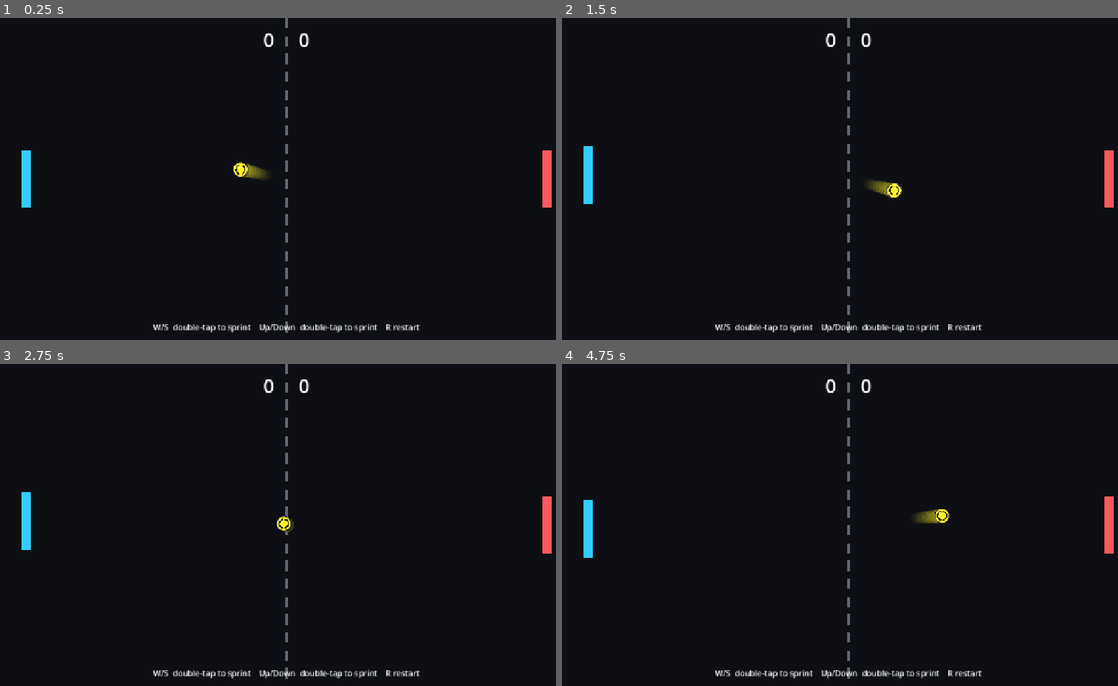
Above: before the commit, frames 1-4 (two rows, left to right).
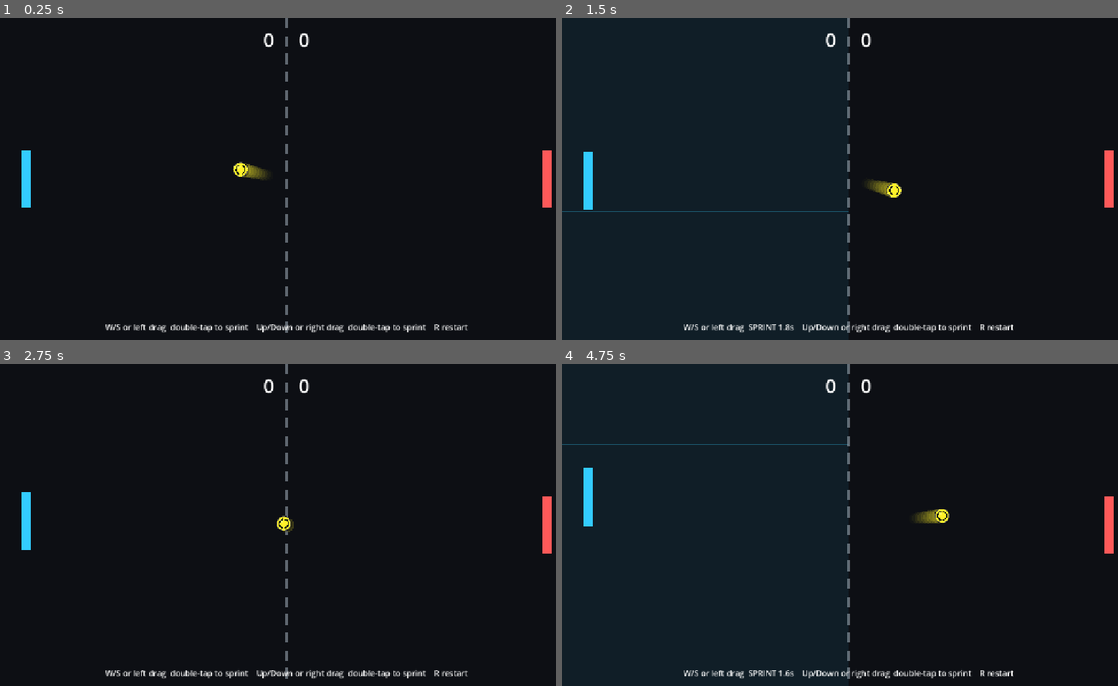
Above: after the commit, the same moments.

Repository: rekabrnalla/pong-game
Game: Godot game, scene res://scenes/main.tscn
Same seed, same stepped clock (60 frames per second), same inputs: the game is played once before the commit and once after it.
Inputs (mouse positions are in pixels of both pictures, inside the frame that each line leads up to):
- Up to frame 1 (0.25 s): no input
- Up to frame 2 (1.5 s): tap Enter at 0.5, 1.25 s; move the mouse to (973, 162) at 0.52 s; hold W 0.53-1.25 s; hold R 0.53-1.25 s; click (973, 162) at 0.67 s; drag from (734, 195) to (817, 243) at 1.27 s
- Up to frame 3 (2.75 s): tap Enter at 2 s; move the mouse to (344, 454) at 2.02 s; hold W from 2.03 s (still down); hold R from 2.03 s (still down)
- Up to frame 4 (4.75 s): release W at 2.75 s; release R at 2.75 s; tap Enter at 2.75, 3.5, 4.25 s; drag from (817, 589) to (678, 476) at 2.77 s; move the mouse to (1017, 573) at 3.52 s; hold S 3.53-4.25 s; hold R 3.53-4.25 s; drag from (678, 476) to (762, 444) at 4.27 s

The runs differ from the first frame. In frame 1, 0.9% of the frame differs, in the area x 18-85%, y 95-98%; in frame 2, 1.0%; in frame 3, 0.9%; in frame 4, 1.3%, in the area x 0-82%, y 24-98%.

Commit message:
Add mobile touch controls

Diff:
--- a/scripts/main.gd
+++ b/scripts/main.gd
@@ -23,6 +23,8 @@
 const SPRINT_COOLDOWN_SECONDS := 5.0
 const MOTION_BLUR_POINTS := 9
 const MOTION_BLUR_ALPHA := 0.22
+const TOUCH_DEAD_ZONE := 10.0
+const TOUCH_PADDLE_CATCHUP := 1.15
 const WINNING_SCORE := 7
 
 var left_score := 0
@@ -44,6 +46,12 @@
 var right_up_was_down := false
 var right_down_was_down := false
 var ball_trail: Array[Vector2] = []
+var left_touch_active := false
+var right_touch_active := false
+var left_touch_index := -1
+var right_touch_index := -1
+var left_touch_target_y := 0.0
+var right_touch_target_y := 0.0
 var game_over := false
 
 var left_paddle: ColorRect
@@ -77,8 +85,17 @@
 	queue_redraw()
 
 
+func _input(event: InputEvent) -> void:
+	if event is InputEventScreenTouch:
+		handle_touch_press(event)
+
+	if event is InputEventScreenDrag:
+		handle_touch_drag(event)
+
+
 func _draw() -> void:
 	draw_rect(Rect2(Vector2.ZERO, SCREEN_SIZE), Color(0.05, 0.06, 0.08), true)
+	draw_touch_guides()
 	draw_ball_motion_blur()
 
 	var dash_height := 24.0
@@ -88,6 +105,16 @@
 	while y < SCREEN_SIZE.y:
 		draw_rect(Rect2(Vector2(x, y), Vector2(4, dash_height)), Color(0.7, 0.75, 0.8, 0.5), true)
 		y += dash_height + gap
+
+
+func draw_touch_guides() -> void:
+	if left_touch_active:
+		draw_rect(Rect2(Vector2.ZERO, Vector2(SCREEN_SIZE.x / 2.0, SCREEN_SIZE.y)), Color(0.2, 0.8, 1.0, 0.08), true)
+		draw_line(Vector2(0.0, left_touch_target_y), Vector2(SCREEN_SIZE.x / 2.0, left_touch_target_y), Color(0.2, 0.8, 1.0, 0.35), 2.0)
+
+	if right_touch_active:
+		draw_rect(Rect2(Vector2(SCREEN_SIZE.x / 2.0, 0.0), Vector2(SCREEN_SIZE.x / 2.0, SCREEN_SIZE.y)), Color(1.0, 0.35, 0.35, 0.08), true)
+		draw_line(Vector2(SCREEN_SIZE.x / 2.0, right_touch_target_y), Vector2(SCREEN_SIZE.x, right_touch_target_y), Color(1.0, 0.35, 0.35, 0.35), 2.0)
 
 
 func draw_ball_motion_blur() -> void:
@@ -174,6 +201,39 @@
 	player.play()
 
 
+func handle_touch_press(event: InputEventScreenTouch) -> void:
+	var touch_position := event.position
+	var is_left_side := touch_position.x < SCREEN_SIZE.x / 2.0
+
+	if event.pressed:
+		if is_left_side:
+			left_touch_active = true
+			left_touch_index = event.index
+			left_touch_target_y = touch_position.y
+			check_left_sprint_tap(Time.get_ticks_msec() / 1000.0)
+		else:
+			right_touch_active = true
+			right_touch_index = event.index
+			right_touch_target_y = touch_position.y
+			check_right_sprint_tap(Time.get_ticks_msec() / 1000.0)
+	else:
+		if event.index == left_touch_index:
+			left_touch_active = false
+			left_touch_index = -1
+
+		if event.index == right_touch_index:
+			right_touch_active = false
+			right_touch_index = -1
+
+
+func handle_touch_drag(event: InputEventScreenDrag) -> void:
+	if event.index == left_touch_index:
+		left_touch_target_y = event.position.y
+
+	if event.index == right_touch_index:
+		right_touch_target_y = event.position.y
+
+
 func move_paddles(delta: float) -> void:
 	update_sprint_timers(delta)
 	check_sprint_taps()
@@ -183,12 +243,16 @@
 		left_direction -= 1.0
 	if Input.is_key_pressed(KEY_S):
 		left_direction += 1.0
+	if left_touch_active:
+		left_direction = direction_toward_touch(left_paddle, left_touch_target_y)
 
 	var right_direction := 0.0
 	if Input.is_key_pressed(KEY_UP):
 		right_direction -= 1.0
 	if Input.is_key_pressed(KEY_DOWN):
 		right_direction += 1.0
+	if right_touch_active:
+		right_direction = direction_toward_touch(right_paddle, right_touch_target_y)
 
 	var left_speed := PADDLE_SPEED
 	if left_sprint_time_left > 0.0:
@@ -206,6 +270,15 @@
 
 	left_paddle.position.y = clamp(left_paddle.position.y, 0.0, SCREEN_SIZE.y - PADDLE_SIZE.y)
 	right_paddle.position.y = clamp(right_paddle.position.y, 0.0, SCREEN_SIZE.y - PADDLE_SIZE.y)
+
+
+func direction_toward_touch(paddle: ColorRect, target_y: float) -> float:
+	var paddle_center_y := paddle.position.y + PADDLE_SIZE.y / 2.0
+	var distance := target_y - paddle_center_y
+	if abs(distance) <= TOUCH_DEAD_ZONE:
+		return 0.0
+
+	return clamp(distance / (PADDLE_SPEED * TOUCH_PADDLE_CATCHUP), -1.0, 1.0)
 
 
 func update_sprint_timers(delta: float) -> void:
@@ -402,7 +475,7 @@
 
 
 func update_help_text() -> void:
-	help_label.text = "W/S  " + sprint_status(left_sprint_time_left, left_sprint_cooldown_left) + "    Up/Down  " + sprint_status(right_sprint_time_left, right_sprint_cooldown_left) + "    R restart"
+	help_label.text = "W/S or left drag  " + sprint_status(left_sprint_time_left, left_sprint_cooldown_left) + "    Up/Down or right drag  " + sprint_status(right_sprint_time_left, right_sprint_cooldown_left) + "    R restart"
 
 
 func sprint_status(sprint_time_left: float, cooldown_left: float) -> String:
@@ -426,6 +499,10 @@
 	left_down_was_down = false
 	right_up_was_down = false
 	right_down_was_down = false
+	left_touch_active = false
+	right_touch_active = false
+	left_touch_index = -1
+	right_touch_index = -1
 
 
 func new_game() -> void:
Not shown, changed: README.md
